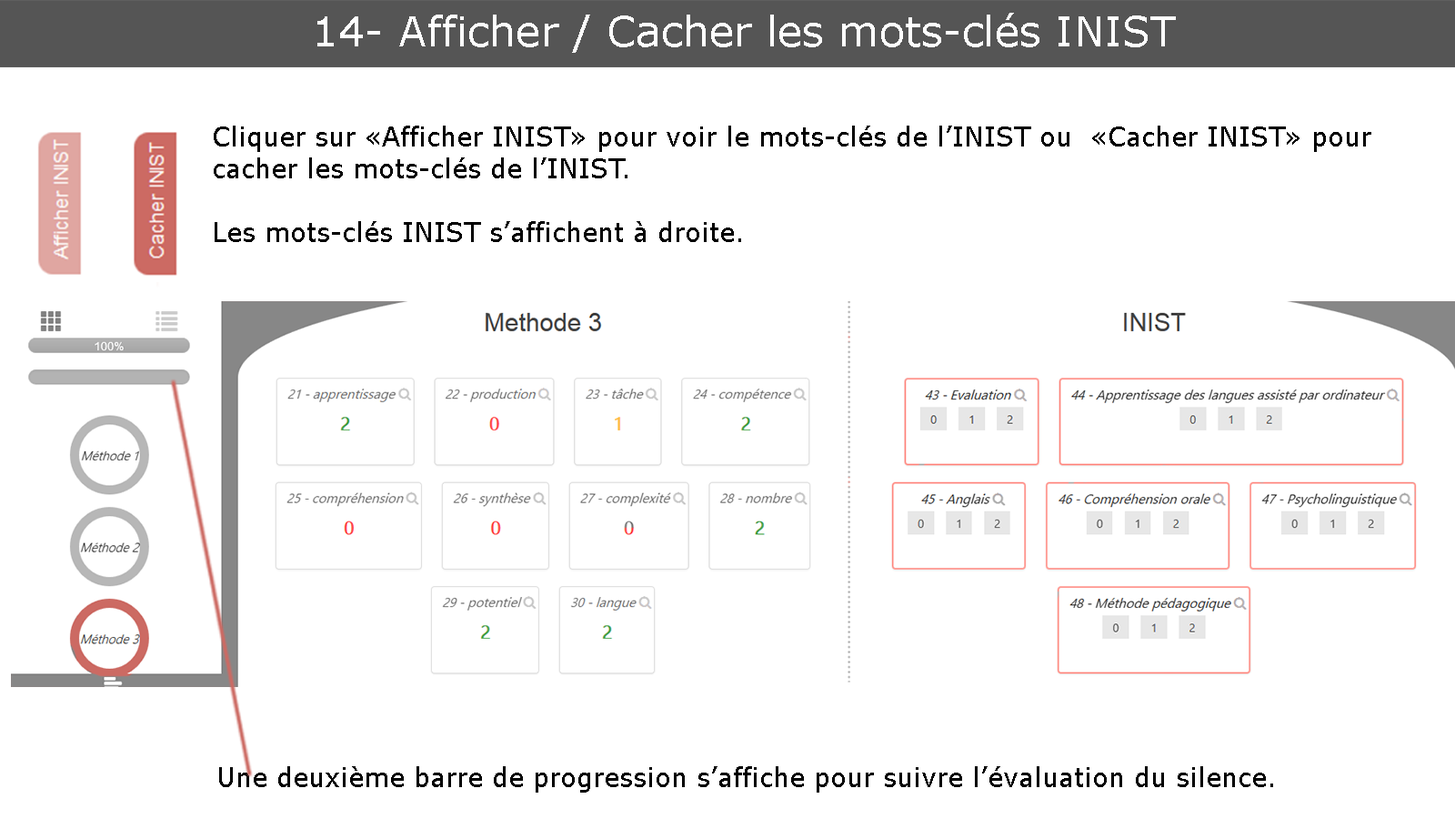
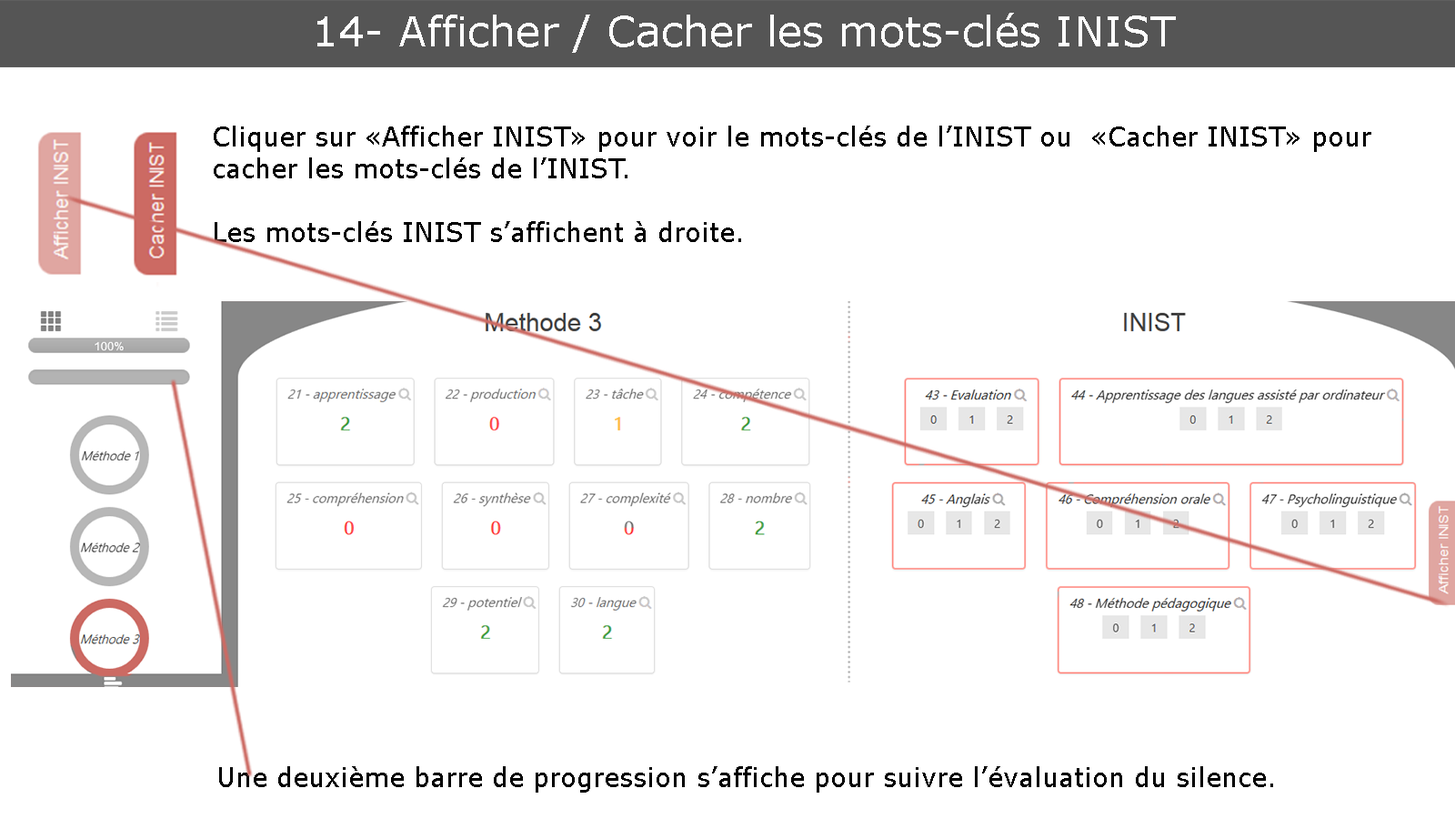
The second 1455 × 819 image is a revision of the first. Changes to its layers:
added layer "traitLiaison 1" above "traitLiaison" over [61, 193, 1451, 608]
added layer "afficherMotInist copie" above "motMethoInist copie" over [1425, 500, 1455, 608]
